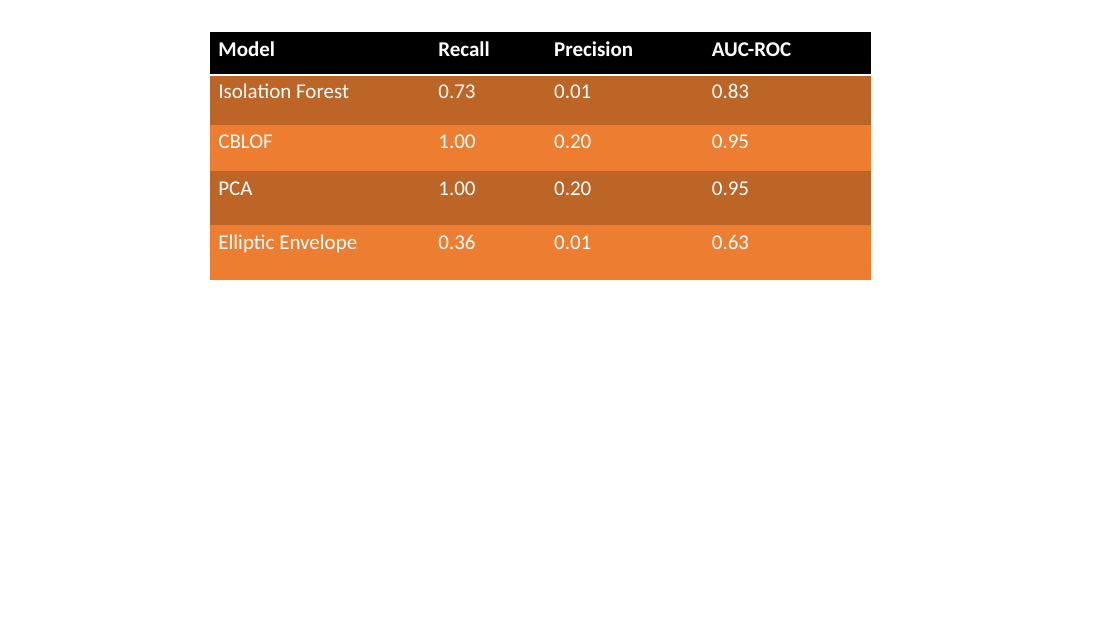
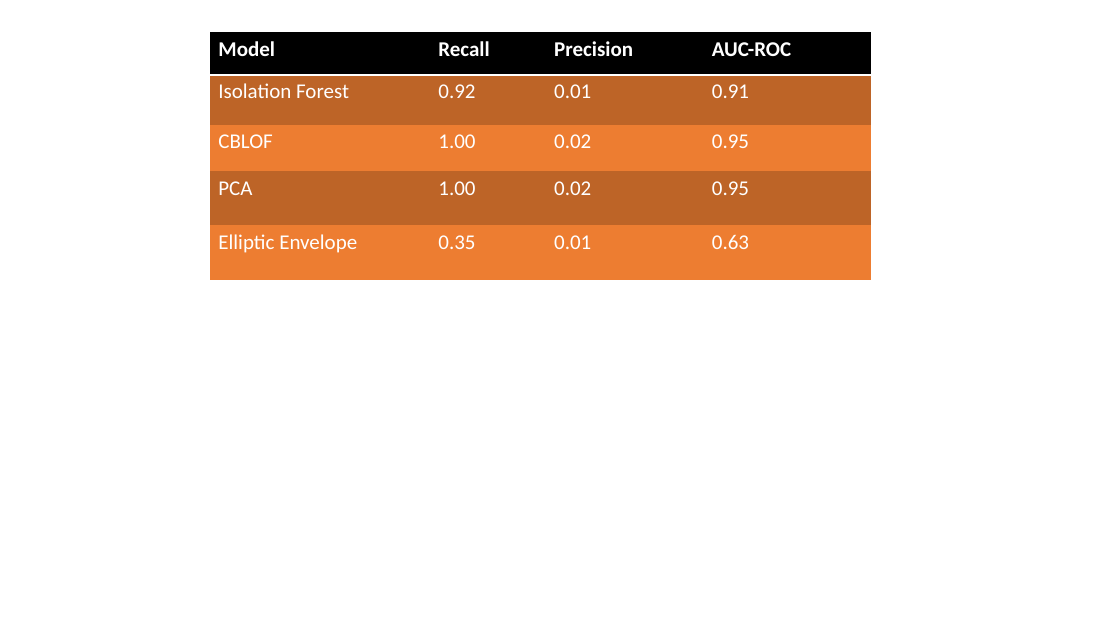
Before and after one commit to Owerre/Anomaly-Detection, a slide deck: slide 1 of Network-intrusion/docs/doc.pptx. Drawn at 1120x630 pixels with LibreOffice and Linux fonts; fonts in the diff are those of the drawing. Boxes give left, top, right and bottom in pixels: in the first picture for what was removed or moved away, otherwise in the second. Text is boxed around its words. In the diff, an @@ line names an element or a change of style, - is before the commit and + after.

```diff
--- a/Network-intrusion/docs/doc.pptx
+++ b/Network-intrusion/docs/doc.pptx
@@ table at box(210, 32, 872, 280) @@
-row 2, column 2: 0.73
+row 2, column 2: 0.92
-row 2, column 4: 0.83
+row 2, column 4: 0.91
-row 3, column 3: 0.20
+row 3, column 3: 0.02
-row 4, column 3: 0.20
+row 4, column 3: 0.02
-row 5, column 2: 0.36
+row 5, column 2: 0.35
```
Also in this commit, not shown: 3 other files.
